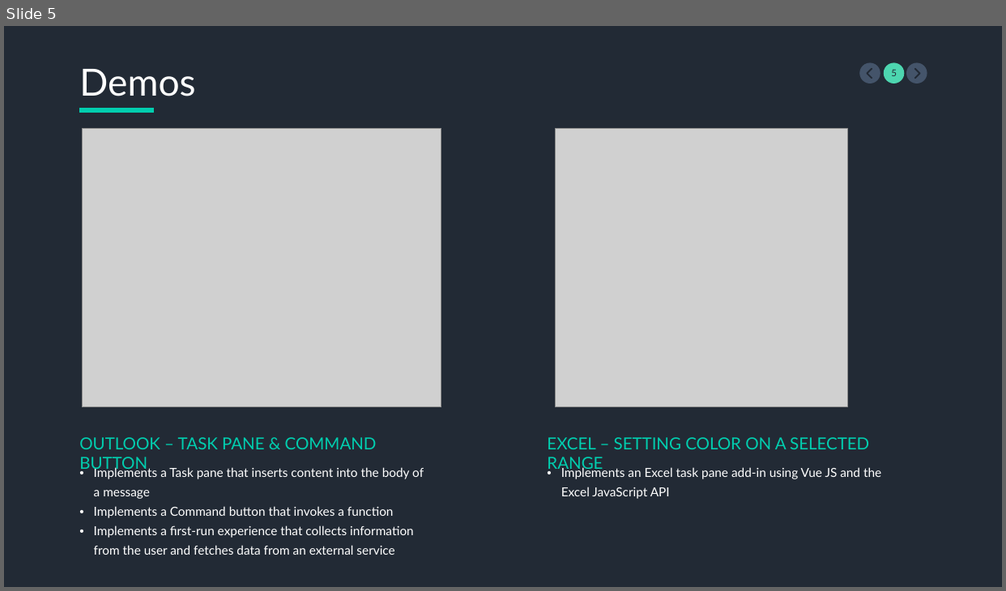
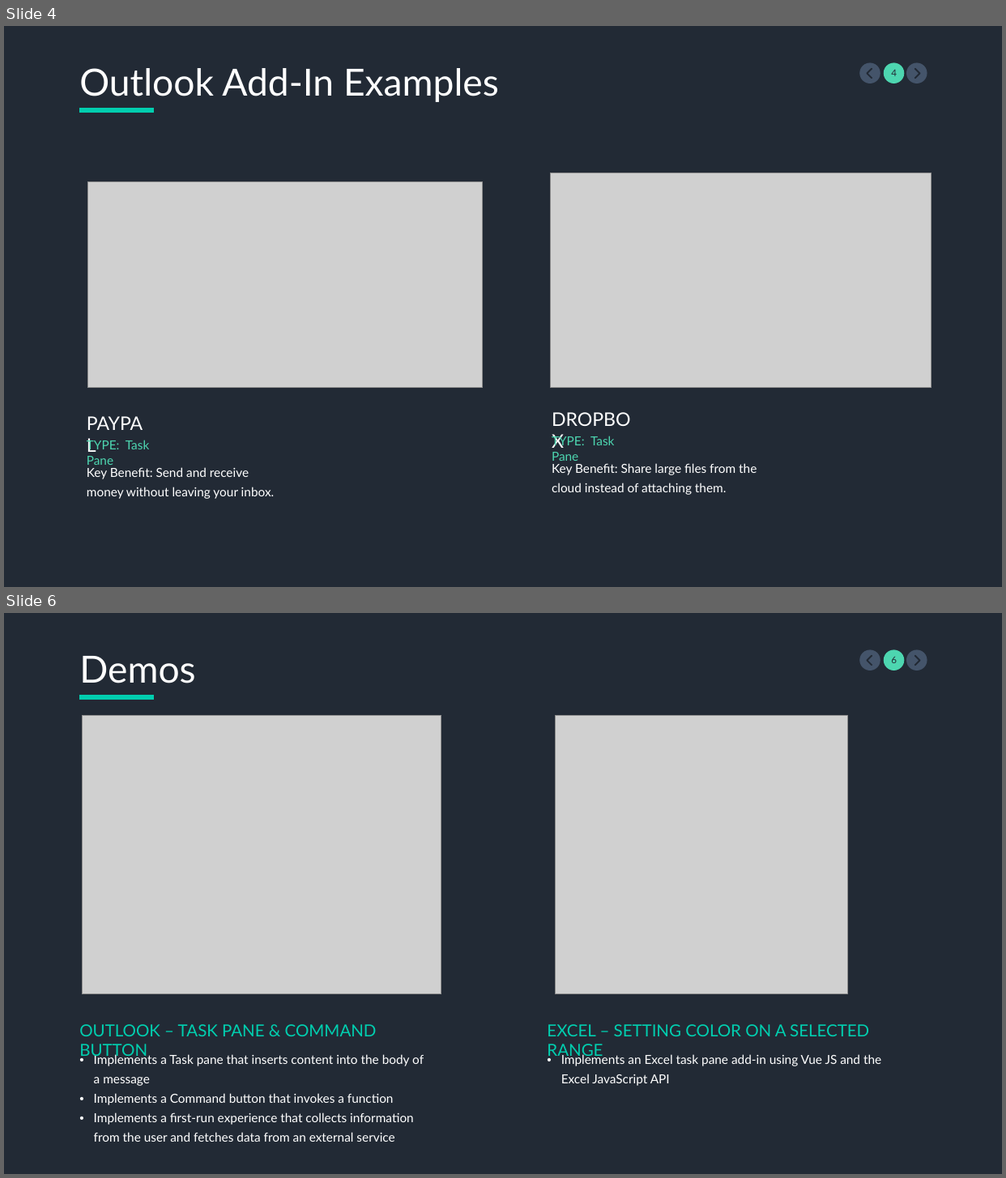
Before and after one commit to mleeb1/git-the-gist, a slide deck: Office Add-Ins.pptx. Shown one above the other, each under a label of ours: slide 5 before the commit, slides 4 and 6 after it; the slides between them are not shown. The pictures are 1006x591 and 1006x1178 pixels, drawn with LibreOffice and Linux fonts; fonts in the diff are those of the drawing; grey boxes stand for pictures. Boxes give left, top, right and bottom in pixels: in the first picture for what was removed or moved away, otherwise in the second. Text is boxed around its words. In the diff, an @@ line names an element or a change of style, - is before the commit and + after.

```diff
--- a/Office Add-Ins.pptx
+++ b/Office Add-Ins.pptx
@@ slide 4 added at (4,26,1002,587), background #222A35; not listed: 6 template elements that a slide beside it also shows @@
@@ text added at (79,68,499,102), 36 pt, text #FFFFFF @@
+Outlook Add-In Examples
@@ line added from (79, 110) to (154, 110), #01CEAF 4.5 pt @@
@@ picture added at (88,182,484,388) @@
@@ picture added at (551,173,931,387) @@
@@ text added at (79,408,155,437), 18 pt, text #FFFFFF @@
+PAYPAL
@@ text added at (544,404,645,434), 18 pt, text #FFFFFF @@
+DROPBOX
@@ text added at (552,435,614,461), 12 pt, text #4DD6B0 @@
+TYPE: Task Pane
@@ text added at (87,439,149,465), 12 pt, text #4DD6B0 @@
+TYPE: Task Pane
@@ text added at (87,467,275,499), 12 pt, text #FFFFFF @@
+Key Benefit: Send and receive money without leaving your inbox.
@@ text added at (552,463,756,495), 12 pt, text #FFFFFF @@
+Key Benefit: Share large files from the cloud instead of attaching them.
@@ what was slide 5 is now slide 6 @@
@@ page number at (891,656,897,663): text changed @@
-5
+6
```
Also in this commit, not shown: 2 slides changed.
